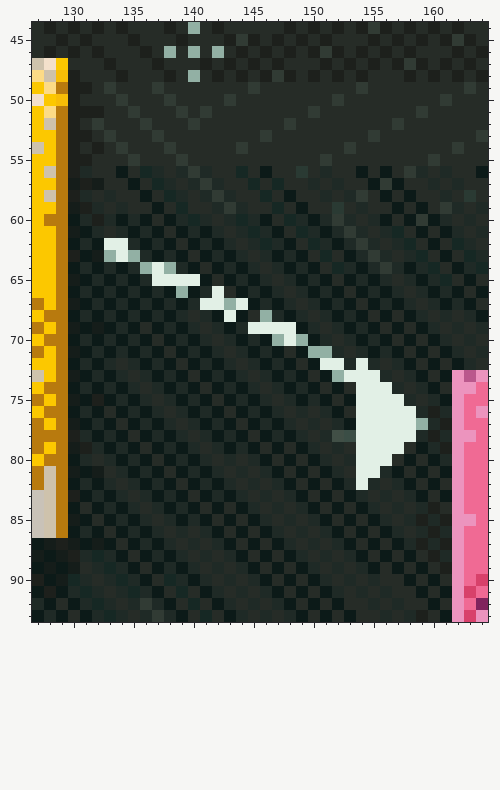
Two versions of one pixel-art file, room_design.aseprite. The picture above is the old version.
384x240 pixels, 1 frame. Colours within 5 levels of each other are drawn and written as one. Shown: x 127..164, y 44..93. The commit also changed other parts of the picture, which this record leaves out.
After the commit:
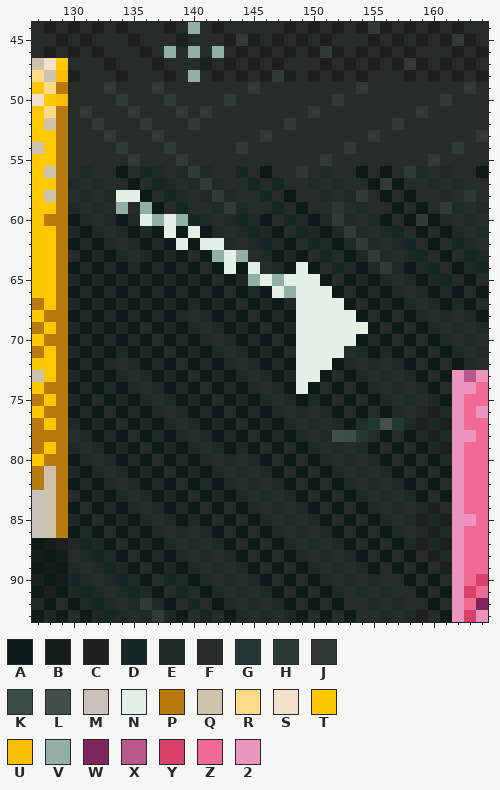
Palette (. is transparent): A #0c1a18  B #151d1a  C #1d201c  D #162824  E #1f2a26  F #262c27  G #223832  H #2a3a33  J #313b34  K #3b4e46  L #414f46  M #c9c2b8  N #e2f0e6  P #b87a0e  Q #cec2ac  R #fcdb86  S #f3e0cb  T #fcc800  U #f7bd07  V #92b0a4  W #80245d  X #ba588c  Y #d8416a  Z #f06a94  2 #ec94be
The edit:
Changed rows in their new state; - is an unchanged pixel.
Layer "bg":
first column x 130:
49 FF----------------------------
50 F-----------------------------
51 FJF---------------------------
52 F-----------------------------
53 FF----------------------------
54 F-F---------------------------
55 FF----------------------------
56 F-----------------------------
57 EFE---------------------------
58 F---NN------------------------
59 EF--V-V-----------------------
60 --F---NVNV--------------------
61 E-------N-N-------------------
62 ---EF----N-NN-----------------
63 F-EAEF------VNV---------------
64 ------AEA----N-N---N----------
65 E------AEAE----VNVNNN---------
66 ---------E--A----NVNNN--------
67 E----------AEAF----NNNN-------
68 -------------E--A--NNNNN------
69 E-E------------AFAENNNNNN-----
70 -----------------FANNNNN------
71 E------------------NNNN-------
72 -------------------NN-A-F-----
73 E------------------NN-FAEF----
74 -------------------N----AEF---
75 E-F---------------------FAEF--
76 ------------------------AFAEF-
77 E-----------------------FGLGEC
78 F-----------------------GFAFA-
79 EF----------------------EAFA--
80 ------------------------FEA---
81 E-E---------------------EF----
82 ------------------------F-----
83 F-----------------------------
85 E-----------------------------
87 EDE---------------------------
88 F-----------------------------
89 E-----------------------------
Boxes around the changes in both pictures, in picture pixels (x1, y1, x2, y2):
changed: (68, 82, 428, 574)
